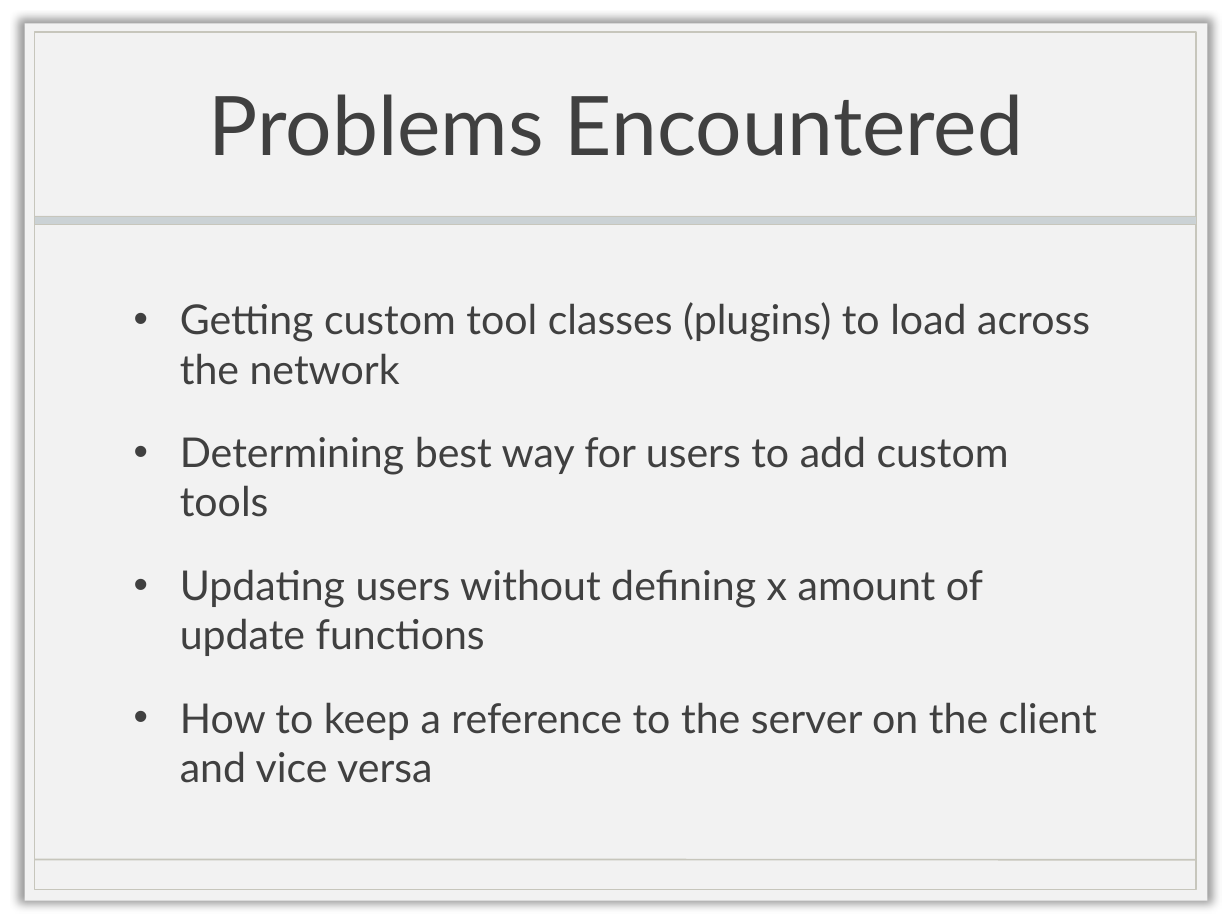
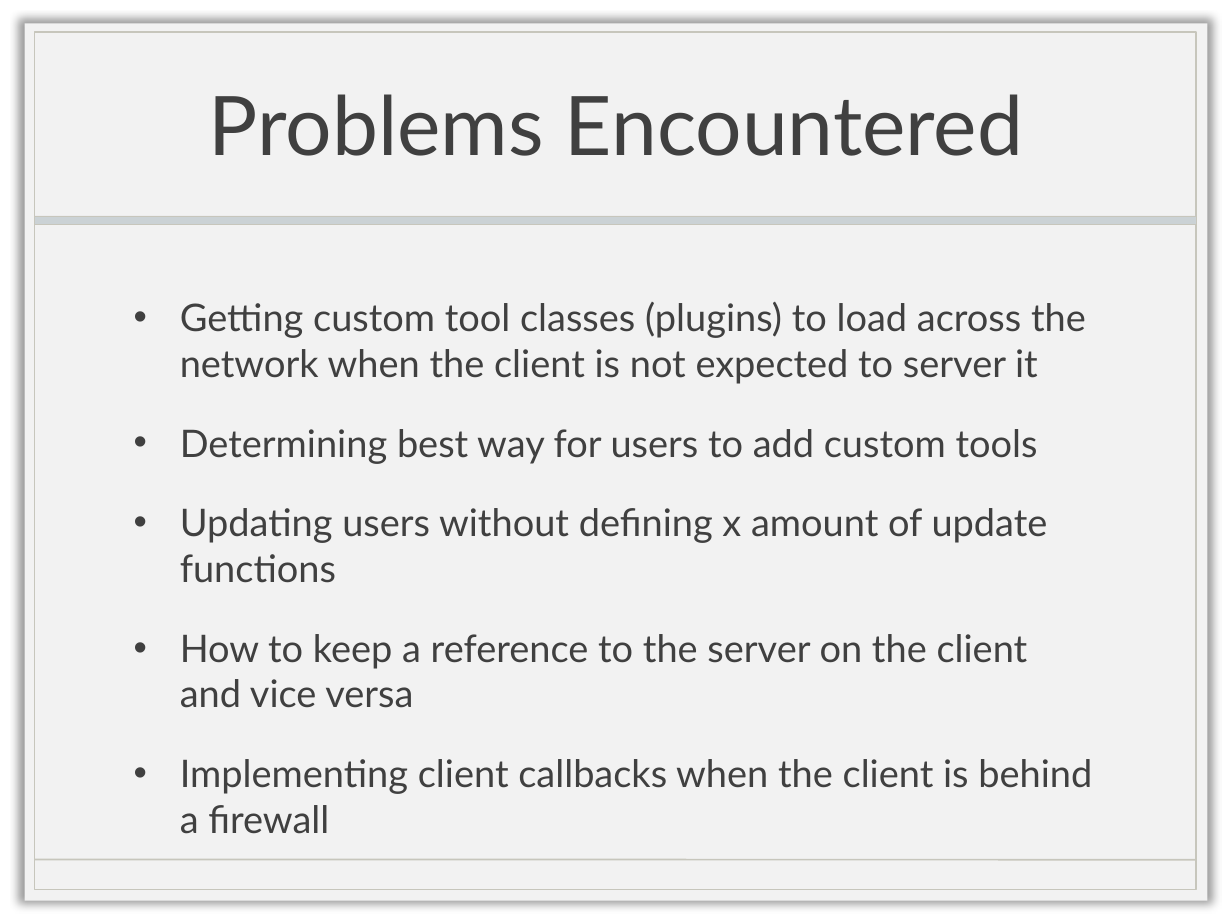
Before and after one commit to multidraw/MultiDraw, a slide deck: slide 4 of docs/FinalPresentation.pptx. Drawn at 1232x924 pixels with LibreOffice and Linux fonts; fonts in the diff are those of the drawing; background and template pictures are left out. Boxes give left, top, right and bottom in pixels: in the first picture for what was removed or moved away, otherwise in the second. Text is boxed around its words. In the diff, an @@ line names an element or a change of style, - is before the commit and + after.

Commit message:
adding some points to the pptx

```diff
--- a/docs/FinalPresentation.pptx
+++ b/docs/FinalPresentation.pptx
@@ text at bbox=[180, 302, 1086, 384]: text changed; size 24 to 22.2 pt @@
-• Getting custom tool classes (plugins) to load across the network
+• Getting custom tool classes (plugins) to load across the network when the client is not expected to server it
@@ text at bbox=[180, 429, 1048, 708]: size 24 to 22.2 pt in "Determining best way for users to add ...", "Updating users without defining x amount of ...", "How to keep a reference to the ..." @@
@@ text at bbox=[180, 759, 1092, 834]: paragraph added @@
+• Implementing client callbacks when the client is behind a firewall
```
